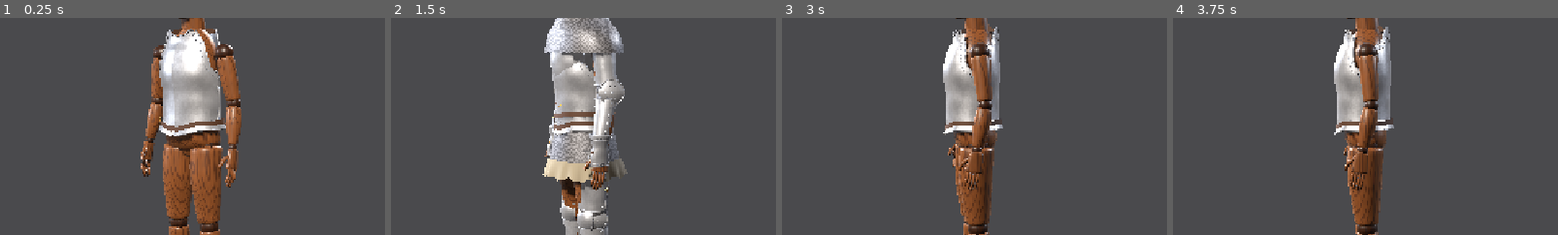
Above: before the commit, frames 1-4 (left to right).
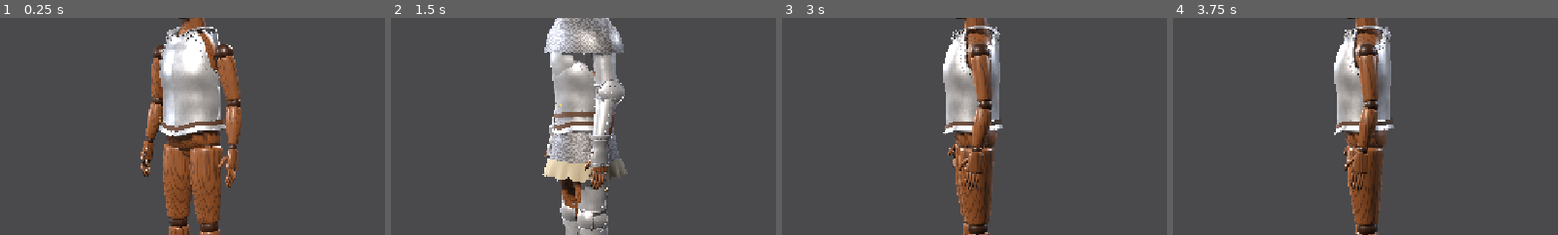
Above: after the commit, the same moments.

Repository: Kmad666/Armor-Craft
Game: Godot game, scene res://scenes/main.tscn
Two runs of this game, one before a commit and one after it. Both use one fixed random seed, a clock stepped at 60 frames per second and the inputs below.
Inputs:
- Up to frame 1 (0.25 s): no input
- Up to frame 2 (1.5 s): click "Turntable" at 0.5 s; click "Legacy procedural suit" at 1.25 s
- Up to frame 3 (3 s): click "Turntable" at 2 s; click "Legacy procedural suit" at 2.75 s
- Up to frame 4 (3.75 s): click "Turntable" at 3.5 s
The pictures show only the part of the screen within x 14-64%, y 24-74%; the shares and areas given below are measured in that part.

The runs differ from the first frame. In frame 1, 0.3% of the frame differs, in the area x 43-57%, y 4-12%; in frame 2, nothing differs; in frame 3, 0.3%, in the area x 43-57%, y 3-11%; in frame 4, 0.3%.

Commit message:
Cuirass: steel shoulder plates join breast and back over the shoulders
Replaces the leather shoulder straps with riveted steel straps that rise
from the breastplate's shoulder points and arch over to the backplate,
bending around the neck. Test checks clearance to the wooden body and
that both ends sit on the plates.

Co-Authored-By: Claude Opus 5.5 <noreply@anthropic.com>
Claude-Session: https://claude.ai/code/session_01WeZQLGxhK27PqRdm928ucn

Diff:
--- a/scripts/main.gd
+++ b/scripts/main.gd
@@ -534,7 +534,7 @@
 	var grid := GridContainer.new()
 	grid.columns = 2
 	box.add_child(grid)
-	for pair in [["Breastplate", "Breastplate"], ["Backplate", "Backplate"], ["Fauld", "Fauld"], ["Belt & Straps", "Belt"]]:
+	for pair in [["Breastplate", "Breastplate"], ["Backplate", "Backplate"], ["Shoulder Plates", "Shoulders"], ["Fauld", "Fauld"], ["Belt", "Belt"]]:
 		var key: String = pair[1]
 		var cb := CheckBox.new()
 		cb.text = pair[0]
--- a/scripts/pieces/cuirass.gd
+++ b/scripts/pieces/cuirass.gd
@@ -44,7 +44,7 @@
 	leather = mats["leather"]
 	brass = mats["brass"]
 	m = measurements
-	for n in ["Breastplate", "Backplate", "Belt"]:
+	for n in ["Breastplate", "Backplate", "Shoulders", "Belt"]:
 		pieces[n] = _piece(n, chest_joint)
 	pieces["Fauld"] = _piece("Fauld", pelvis_joint)
 	rebuild_all()
@@ -62,6 +62,7 @@
 func rebuild_all() -> void:
 	_build_breastplate()
 	_build_backplate()
+	_build_shoulders()
 	_build_fauld()
 	_build_belt()
 
@@ -76,6 +77,7 @@
 	gussets = on
 	_build_breastplate()
 	_build_backplate()
+	_build_shoulders()
 
 
 # ==========================================================================
@@ -364,6 +366,85 @@
 
 
 # ==========================================================================
+# Shoulder plates: steel straps joining breast and back over the shoulders
+# ==========================================================================
+
+const SH_FRONT := [0.34, 0.64]   # span on the breastplate's shoulder (angle from front)
+const SH_BACK := [0.36, 0.68]    # span on the backplate's shoulder (angle from back)
+const SH_OVERLAP := 0.07         # how far down each plate the strap starts (fraction)
+const SH_PUSH := 0.0075          # sits this far outside the plates
+const NECK_CLEAR := 0.012
+
+
+## Neck column of the mannequin at height y: (centre z, radius).
+func _neck(y: float) -> Vector2:
+	var nr: float = m["neck_girth"] / TAU
+	var y0: float = m["neck_base_height"] - 0.035
+	var y1: float = m["chin_height"] + 0.055
+	var k := clampf((y - y0) / (y1 - y0), 0.0, 1.0)
+	return Vector2(lerpf(-0.024, -0.004, k), nr * lerpf(1.12, 1.02, k))
+
+
+func _bezier(p0: Vector3, p1: Vector3, p2: Vector3, p3: Vector3, t: float) -> Vector3:
+	var u := 1.0 - t
+	return p0 * (u * u * u) + p1 * (3.0 * u * u * t) + p2 * (3.0 * u * t * t) + p3 * (t * t * t)
+
+
+## Point on the strap. side: +1 = figure's left (+X). u: 0 neck side .. 1 arm side.
+## t: 0 on the breastplate .. 1 on the backplate.
+func shoulder_point(side: float, u: float, t: float) -> Vector3:
+	var p := _strap_path(side, u, t)
+	# keep the whole strap clear of the neck: shift it outward as one piece,
+	# judged by its neck-side edge so it keeps its width
+	var inner := _strap_path(side, 0.0, t)
+	var nk := _neck(inner.y)
+	var d := Vector2(inner.x, inner.z - nk.x)
+	var need := nk.y + NECK_CLEAR
+	var have := d.length()
+	var grow := _smax(have, need, 0.012) - have
+	if grow > 0.0 and have > 1e-5:
+		var dir := d / have
+		p += Vector3(dir.x, 0.0, dir.y) * grow
+	return p
+
+
+func _strap_path(side: float, u: float, t: float) -> Vector3:
+	var af := side * lerpf(SH_FRONT[0], SH_FRONT[1], u)
+	var ab := -side * lerpf(SH_BACK[0], SH_BACK[1], u)
+	var t0 := 1.0 - SH_OVERLAP
+	var f0 := _breast_shape(af, t0)
+	var f1 := _breast_shape(af, 1.0)
+	var b0 := _back_shape(ab, t0)
+	var b1 := _back_shape(ab, 1.0)
+	var nf := ring_normal(af, plate(f0.y))
+	var nb := ring_normal(PI + ab, plate(b0.y))
+	var p0 := f0 + nf * SH_PUSH
+	var p3 := b0 + nb * SH_PUSH
+	var span := p0.distance_to(p3)
+	var p1 := p0 + (f1 - f0).normalized() * span * 0.3
+	var p2 := p3 + (b1 - b0).normalized() * span * 0.3
+	return _bezier(p0, p1, p2, p3, t)
+
+
+func _build_shoulders() -> void:
+	var root: Node3D = pieces["Shoulders"]
+	_clear(root)
+	_rivets = []
+	for side in [-1.0, 1.0]:
+		var shape := func(u: float, t: float) -> Vector3: return shoulder_point(side, u, t)
+		var centre := Vector3(side * 0.05, 1.38, -0.01)
+		_add_mesh(root, K.surface(shape, 0.0, 1.0, 10, 0.0, 1.0, 48, centre), metal)
+		_edge_a(root, shape, 0.0, 0.0, 1.0, 48, centre, 0.003)
+		_edge_a(root, shape, 1.0, 0.0, 1.0, 48, centre, 0.003)
+		_edge(root, shape, 0.0, 1.0, 0.0, 10, centre, 0.0026)
+		_edge(root, shape, 0.0, 1.0, 1.0, 10, centre, 0.0026)
+		for t in [0.05, 0.95]:
+			_rivet(shape, 0.3, t, centre, 0.0065)
+			_rivet(shape, 0.7, t, centre, 0.0065)
+	_flush_rivets(root)
+
+
+# ==========================================================================
 # Fauld (bottom section): flared lame(s) all the way round
 # ==========================================================================
 
@@ -428,17 +509,6 @@
 		return ring_point(a, y, plate(y, off + 0.0035))
 	_add_mesh(root, K.surface(tail, ab - 0.02, ab + 0.32, 10, 0.0, 1.0, 2, Vector3(0, 1.04, 0)), leather)
 
-	# shoulder straps from the breastplate's shoulder points over to the back
-	for s in [-1.0, 1.0]:
-		var f := _breast_shape(s * 0.5, 0.97)
-		var b := _back_shape(s * 0.5, 0.97)
-		var over := Vector3((f.x + b.x) * 0.5 * 1.04, maxf(f.y, b.y) + 0.024, (f.z + b.z) * 0.5)
-		var pts := PackedVector3Array()
-		for i in 13:
-			var t := i / 12.0
-			pts.append(f.lerp(over, t).lerp(over.lerp(b, t), t))
-		_add_mesh(root, _ribbon(pts, 0.022, 0.003), leather)
-
 
 ## Flat strap following a polyline.
 func _ribbon(pts: PackedVector3Array, width: float, thick: float) -> ArrayMesh:
--- a/tests/check_cuirass.gd
+++ b/tests/check_cuirass.gd
@@ -31,5 +31,34 @@
 					bad += 1
 		worst[part] = bad
 	print("mannequin points on the wrong side of the breastplate: ", worst)
+	# shoulder plates: closest distance to the wooden body, and continuity with the plates
+	var sh_pts := []
+	for side in [-1.0, 1.0]:
+		for i in 11:
+			for j in 49:
+				sh_pts.append(c.shoulder_point(side, i / 10.0, j / 48.0))
+	var body_v := []
+	for part in ["NeckPost", "NeckBall", "ChestBlock", "HeadBlock", "ShoulderBall_L", "ShoulderBall_R", "UpperArm_L", "UpperArm_R"]:
+		var mi: MeshInstance3D = main.mannequin.node(part)
+		var xf: Transform3D = mi.global_transform
+		var vv: PackedVector3Array = mi.mesh.surface_get_arrays(0)[Mesh.ARRAY_VERTEX]
+		for k in range(0, vv.size(), 3):
+			body_v.append([part, xf * vv[k]])
+	var best := 1.0
+	var best_part := ""
+	for p in sh_pts:
+		for bv in body_v:
+			var dd: float = (p as Vector3).distance_to(bv[1])
+			if dd < best:
+				best = dd
+				best_part = bv[0]
+	print("shoulder plates: closest wood %.1f mm (%s)" % [best * 1000.0, best_part])
+	var gap_f: float = c.shoulder_point(1.0, 0.5, 0.0).distance_to(c._breast_shape(0.49, 1.0 - c.SH_OVERLAP))
+	var gap_b: float = c.shoulder_point(1.0, 0.5, 1.0).distance_to(c._back_shape(-0.52, 1.0 - c.SH_OVERLAP))
+	print("strap ends sit %.1f mm / %.1f mm off the breast / back plates" % [gap_f * 1000.0, gap_b * 1000.0])
+	var apex := -1.0
+	for p in sh_pts:
+		apex = maxf(apex, (p as Vector3).y)
+	print("strap apex height %.3f m (shoulder %.3f, neck base %.3f)" % [apex, c.m["shoulder_height"], c.m["neck_base_height"]])
 	print("OK")
 	quit()
--- /dev/null
+++ b/tests/shot_shoulders.gd
@@ -0,0 +1,20 @@
+extends SceneTree
+func snap(main, name, yaw, pitch, dist, fy):
+	main.yaw = yaw; main.pitch = pitch
+	main.distance = dist; main.target_distance = dist
+	main.focus = Vector3(0, fy, 0); main.target_focus = main.focus
+	for i in 30: await process_frame
+	root.get_texture().get_image().save_png(OS.get_environment("SHOT_DIR") + "/" + name + ".png")
+func _init():
+	var main = load("res://scenes/main.tscn").instantiate()
+	root.add_child(main)
+	await process_frame
+	for c in main.get_children():
+		if c is CanvasLayer: c.visible = false
+	main.wear_helmet = false; main._update_helmet_visibility()
+	await snap(main, "s_side", 1.5708, 0.12, 0.85, 1.42)
+	await snap(main, "s_high", 0.8, 0.75, 0.9, 1.45)
+	await snap(main, "s_front", 0.35, 0.15, 1.0, 1.38)
+	await snap(main, "s_back", 2.7, 0.2, 1.0, 1.4)
+	await snap(main, "s_full", 0.6, 0.1, 1.6, 1.25)
+	quit()
Binary file added: docs/cuirass_shoulders.png
